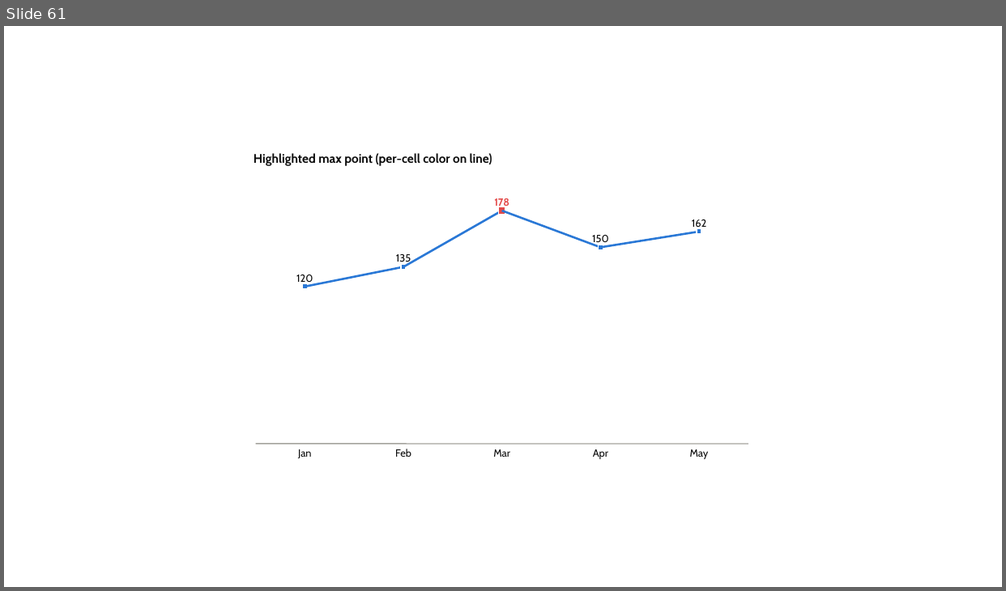
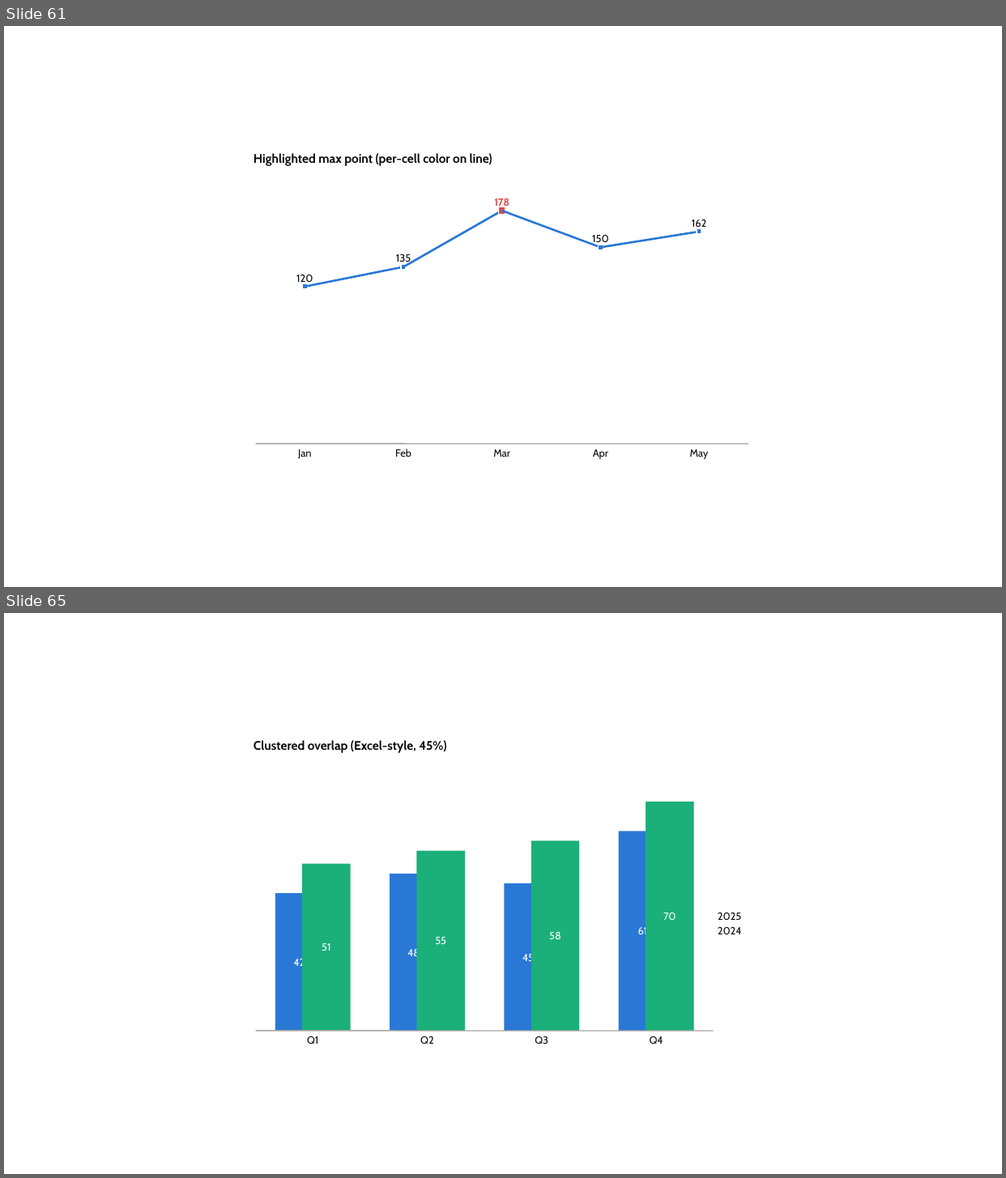
Before and after one commit to dannbleeker/PowerChart, a slide deck: examples/showcase.pptx. Shown one above the other, each under a label of ours: slide 61 before the commit, slides 61 and 65 after it; the slides between them are not shown. The pictures are 1006x591 and 1006x1178 pixels, drawn with LibreOffice and Linux fonts; fonts in the diff are those of the drawing. Boxes give left, top, right and bottom in pixels: in the first picture for what was removed or moved away, otherwise in the second. Text is boxed around its words. In the diff, an @@ line names an element or a change of style, - is before the commit and + after.

```diff
--- a/examples/showcase.pptx
+++ b/examples/showcase.pptx
@@ slide 65 added at (x1=4, y1=613, x2=1002, y2=1174), background #FFFFFF @@
@@ text added at (x1=253, y1=740, x2=446, y2=753), 12 pt, text #0B0B0B, bold @@
+Clustered overlap (Excel-style, 45%)
@@ rectangle added at (x1=646, y1=802, x2=693, y2=1031), fill #1BAF7A @@
@@ rectangle added at (x1=619, y1=831, x2=667, y2=1031), fill #2A78D6 @@
@@ rectangle added at (x1=416, y1=851, x2=464, y2=1032), fill #1BAF7A @@
@@ rectangle added at (x1=531, y1=841, x2=579, y2=1032), fill #1BAF7A @@
@@ rectangle added at (x1=302, y1=864, x2=350, y2=1031), fill #1BAF7A @@
@@ rectangle added at (x1=390, y1=874, x2=437, y2=1031), fill #2A78D6 @@
@@ rectangle added at (x1=275, y1=894, x2=323, y2=1032), fill #2A78D6 @@
@@ rectangle added at (x1=504, y1=884, x2=552, y2=1031), fill #2A78D6 @@
@@ text added at (x1=638, y1=926, x2=648, y2=938), 10 pt, text #FFFFFF @@
+61
@@ text added at (x1=663, y1=913, x2=675, y2=920), 10 pt, text #FFFFFF @@
+70
@@ text added at (x1=718, y1=913, x2=741, y2=920), 10 pt, text #0B0B0B @@
+2025
@@ text added at (x1=718, y1=927, x2=742, y2=935), 10 pt, text #0B0B0B @@
+2024
@@ text added at (x1=322, y1=943, x2=330, y2=951), 10 pt, text #FFFFFF @@
+51
@@ text added at (x1=407, y1=948, x2=420, y2=960), 10 pt, text #FFFFFF @@
+48
@@ text added at (x1=435, y1=937, x2=446, y2=944), 10 pt, text #FFFFFF @@
+55
@@ text added at (x1=522, y1=952, x2=534, y2=965), 10 pt, text #FFFFFF @@
+45
@@ text added at (x1=549, y1=932, x2=561, y2=939), 10 pt, text #FFFFFF @@
+58
@@ text added at (x1=294, y1=957, x2=305, y2=969), 10 pt, text #FFFFFF @@
+42
@@ line added from (256, 1031) to (714, 1031), #A5A49E 1 pt @@
@@ text added at (x1=307, y1=1037, x2=318, y2=1044), 10 pt, text #0B0B0B @@
+Q1
@@ text added at (x1=420, y1=1037, x2=434, y2=1044), 10 pt, text #0B0B0B @@
+Q2
@@ text added at (x1=535, y1=1037, x2=548, y2=1044), 10 pt, text #0B0B0B @@
+Q3
@@ text added at (x1=650, y1=1037, x2=663, y2=1044), 10 pt, text #0B0B0B @@
+Q4
```
Also in this commit, not shown: 4 other slides added, 16 other files.
